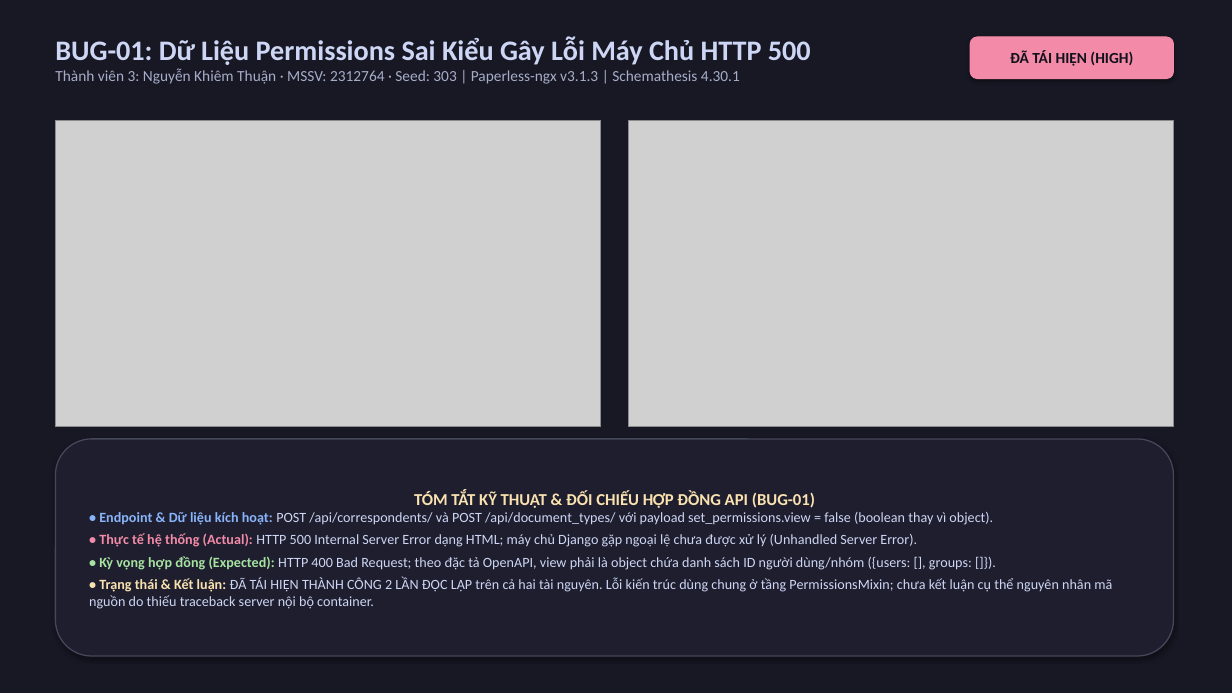
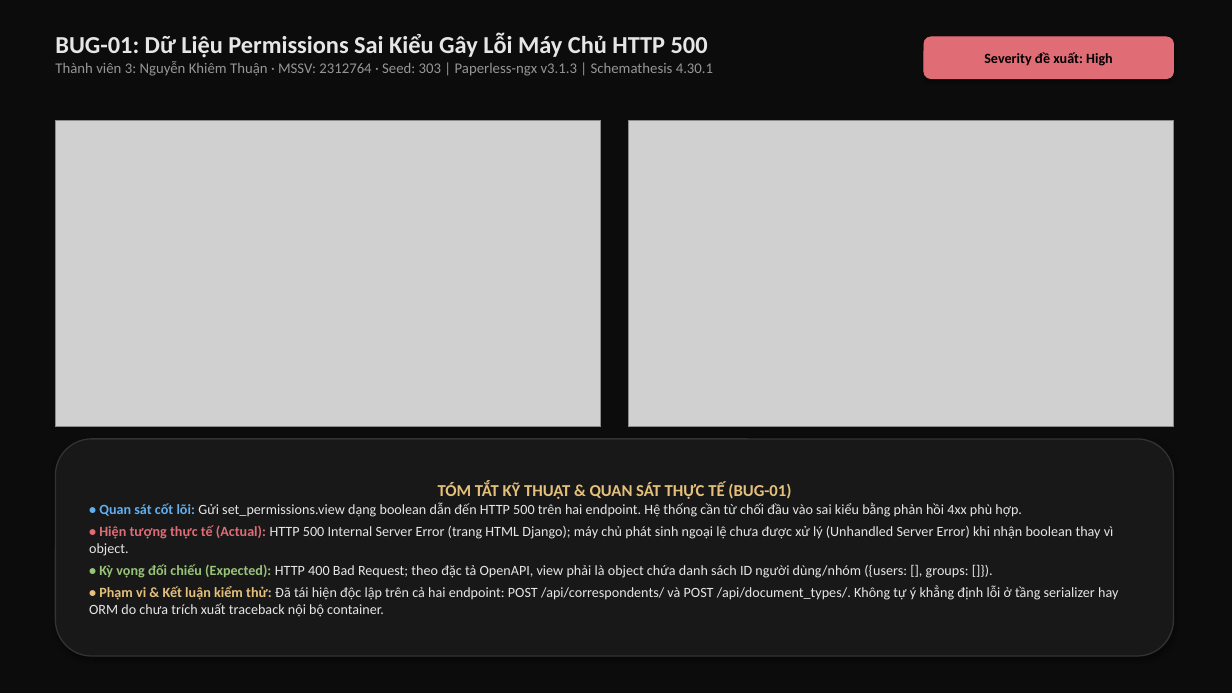
Before and after one commit to nguynn12/KTPM, a slide deck: slide 1 of docs/slides/TV3_BUG_EVIDENCE_303.pptx. Drawn at 1232x693 pixels with LibreOffice and Linux fonts; fonts in the diff are those of the drawing; grey boxes stand for pictures. Boxes give left, top, right and bottom in pixels: in the first picture for what was removed or moved away, otherwise in the second. Text is boxed around its words. In the diff, an @@ line names an element or a change of style, - is before the commit and + after.

Commit message:
docs(TV3): refine bug evidence slides with objective observations, CLI execution captures, and preview renders

```diff
--- a/docs/slides/TV3_BUG_EVIDENCE_303.pptx
+++ b/docs/slides/TV3_BUG_EVIDENCE_303.pptx
@@ background #181825 to #0C0C0C @@
@@ text "BUG-01: Dữ Liệu Permissions Sai ..." at bbox=[55, 34, 713, 76]: size 22 to 19 pt, text colour #CDD6F4 to #E6E6E6 in "BUG-01: Dữ Liệu Permissions Sai Kiểu Gây ..."; size 12 to 11.5 pt, text colour #A6ADC8 to #969696 in "Thành viên 3: Nguyễn Khiêm Thuận · ..." @@
@@ rounded rectangle "Severity đề xuất: High": place and size @@
-rounded rectangle "Severity đề xuất: High" at bbox=[970, 37, 1174, 79]
+rounded rectangle "Severity đề xuất: High" at bbox=[924, 37, 1174, 79]
@@ rounded rectangle "Severity đề xuất: High" at bbox=[924, 37, 1174, 79]: fill #F38BA8 to #E06C75; outline #F38BA8 0.75 pt to #E06C75 0.75 pt @@
@@ text in rounded rectangle at bbox=[984, 52, 1113, 66]: text changed; size 12 to 11 pt; text colour #11111B to #000000 @@
-ĐÃ TÁI HIỆN (HIGH)
+Severity đề xuất: High
@@ rounded rectangle "TÓM TẮT KỸ THUẬT & ..." at bbox=[55, 439, 1174, 656]: fill #1E1E2E to #181818; outline #45475A 1 pt to #333333 1 pt @@
@@ text in rounded rectangle at bbox=[89, 483, 1118, 617]: text changed; text colour #CDD6F4 to #E6E6E6 @@
-TÓM TẮT KỸ THUẬT & ĐỐI CHIẾU HỢP ĐỒNG API (BUG-01)
-• Endpoint & Dữ liệu kích hoạt: POST /api/correspondents/ và POST /api/document_types/ với payload set_permissions.view = false (boolean thay vì object).
-• Thực tế hệ thống (Actual): HTTP 500 Internal Server Error dạng HTML; máy chủ Django gặp ngoại lệ chưa được xử lý (Unhandled Server Error).
-• Kỳ vọng hợp đồng (Expected): HTTP 400 Bad Request; theo đặc tả OpenAPI, view phải là object chứa danh sách ID người dùng/nhóm ({users: [], groups: []}).
-• Trạng thái & Kết luận: ĐÃ TÁI HIỆN THÀNH CÔNG 2 LẦN ĐỘC LẬP trên cả hai tài nguyên. Lỗi kiến trúc dùng chung ở tầng PermissionsMixin; chưa kết luận cụ thể nguyên nhân mã nguồn do thiếu traceback server nội bộ container.
+TÓM TẮT KỸ THUẬT & QUAN SÁT THỰC TẾ (BUG-01)
+• Quan sát cốt lõi: Gửi set_permissions.view dạng boolean dẫn đến HTTP 500 trên hai endpoint. Hệ thống cần từ chối đầu vào sai kiểu bằng phản hồi 4xx phù hợp.
+• Hiện tượng thực tế (Actual): HTTP 500 Internal Server Error (trang HTML Django); máy chủ phát sinh ngoại lệ chưa được xử lý (Unhandled Server Error) khi nhận boolean thay vì object.
+• Kỳ vọng đối chiếu (Expected): HTTP 400 Bad Request; theo đặc tả OpenAPI, view phải là object chứa danh sách ID người dùng/nhóm ({users: [], groups: []}).
+• Phạm vi & Kết luận kiểm thử: Đã tái hiện độc lập trên cả hai endpoint: POST /api/correspondents/ và POST /api/document_types/. Không tự ý khẳng định lỗi ở tầng serializer hay ORM do chưa trích xuất traceback nội bộ container.
```
Also in this commit, not shown: 1 other slide changed, 9 other files.
